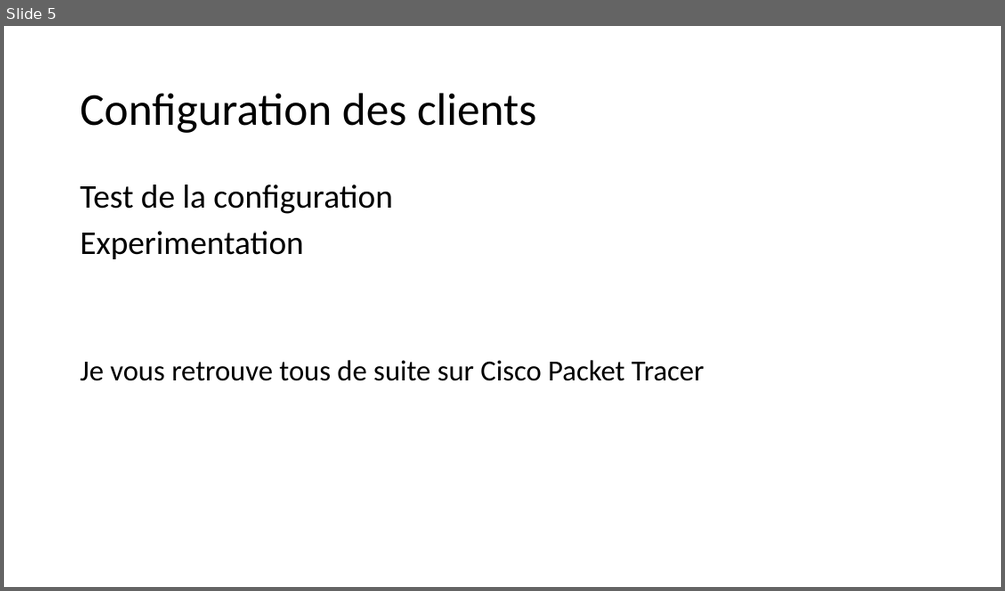
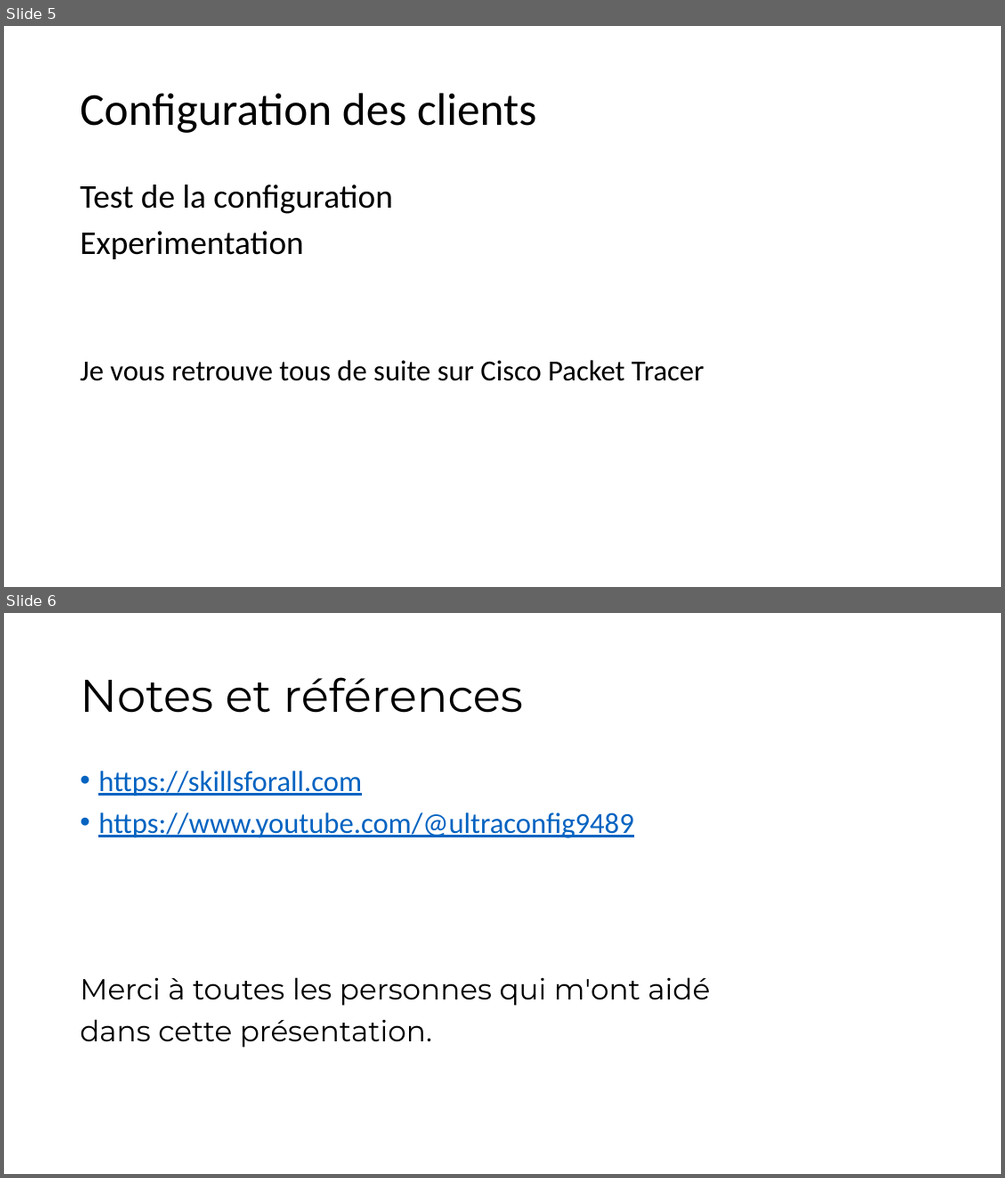
Before and after one commit to Maurice809/Cisco-CCNA, a slide deck: Presentation/20122023-lab4tech/Ressource/Presentation IPv6-full.pptx. Shown one above the other, each under a label of ours: slide 5 before the commit, slides 5 and 6 after it. The pictures are 1005x591 and 1005x1178 pixels, drawn with LibreOffice and Linux fonts; fonts in the diff are those of the drawing. Boxes give left, top, right and bottom in pixels: in the first picture for what was removed or moved away, otherwise in the second. Text is boxed around its words. In the diff, an @@ line names an element or a change of style, - is before the commit and + after.

```diff
--- a/Presentation/20122023-lab4tech/Ressource/Presentation IPv6-full.pptx
+++ b/Presentation/20122023-lab4tech/Ressource/Presentation IPv6-full.pptx
@@ slide 6 added at <box>4,613,1001,1174</box>, background #FFFFFF @@
@@ title added at <box>80,677,523,713</box>, 44 pt, text #000000 @@
+Notes et références
@@ text added at <box>80,771,710,1047</box>, 28 pt, text #0563C1, underline @@
+• https://skillsforall.com
+• https://www.youtube.com/@ultraconfig9489
+Merci à toutes les personnes qui m'ont aidé
+dans cette présentation.
```
Also in this commit, not shown: 1 slide changed, 1 other file.
